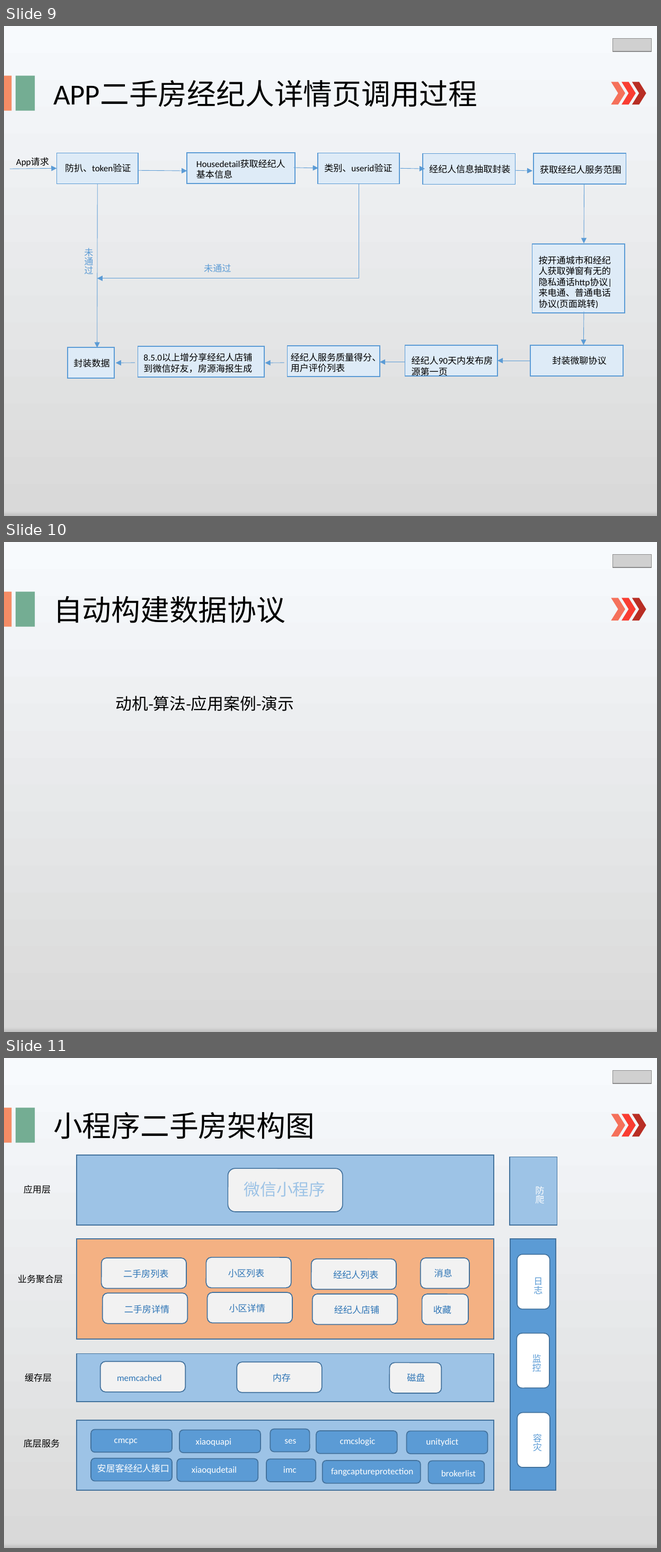
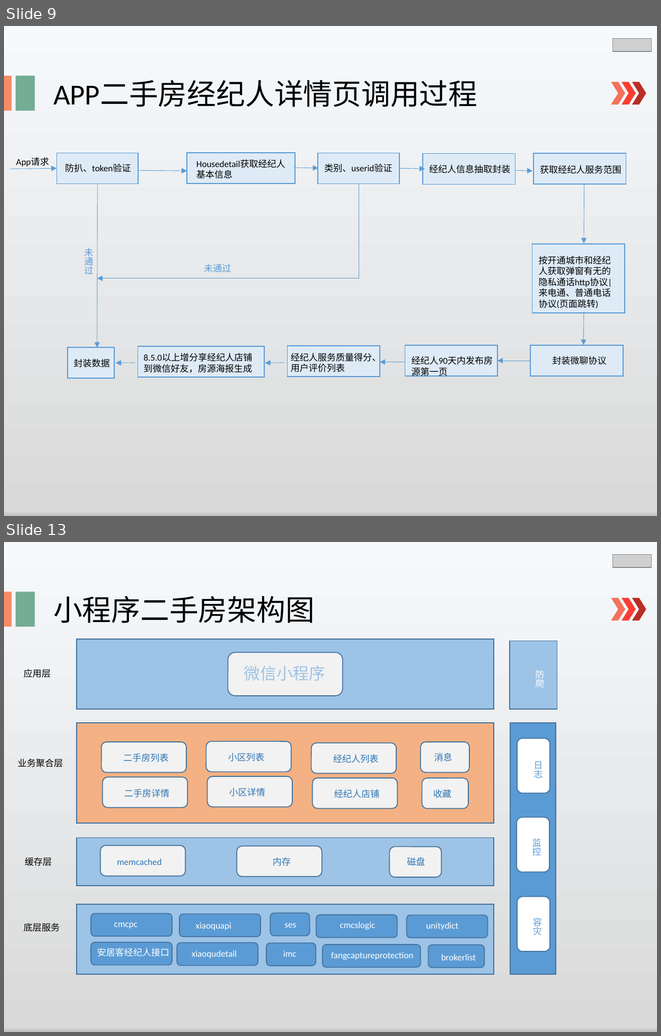
Before and after one commit to lspgithublxh/document, a slide deck: 业务文档跟踪/述职/shuzhi.pptx. Shown one above the other, each under a label of ours: slides 9, 10 and 11 before the commit, slides 9 and 13 after it; the slides between them are not shown. The pictures are 661x1552 and 661x1036 pixels, drawn with LibreOffice and Linux fonts; fonts in the diff are those of the drawing; grey boxes stand for pictures. Boxes give left, top, right and bottom in pixels: in the first picture for what was removed or moved away, otherwise in the second. Text is boxed around its words. In the diff, an @@ line names an element or a change of style, - is before the commit and + after.

```diff
--- a/业务文档跟踪/述职/shuzhi.pptx
+++ b/业务文档跟踪/述职/shuzhi.pptx
@@ slide 10 removed at (4, 542, 657, 1032), background gradient #F7FAFD to #D9D9D9 to #BFBFBF to #F2F2F2 to #CEE1F2 @@
@@ picture removed at (612, 554, 652, 567) @@
@@ rectangle removed at (4, 592, 12, 627) @@
@@ rectangle removed at (16, 592, 35, 627) @@
@@ text removed at (53, 596, 285, 623) @@
-自动构建数据协议
@@ chevron removed at (611, 598, 626, 620) @@
@@ chevron removed at (621, 598, 636, 620) @@
@@ chevron removed at (632, 598, 646, 620) @@
@@ text removed at (116, 696, 294, 711) @@
-动机-算法-应用案例-演示
@@ what was slide 11 is now slide 13 @@
```
Also in this commit, not shown: 4 slides changed, 3 slides added.
